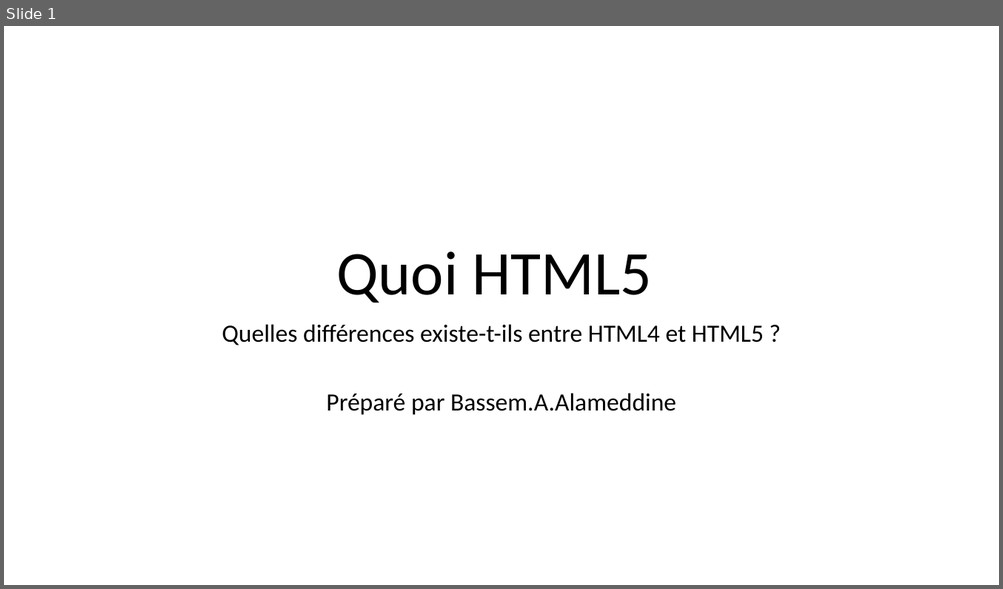
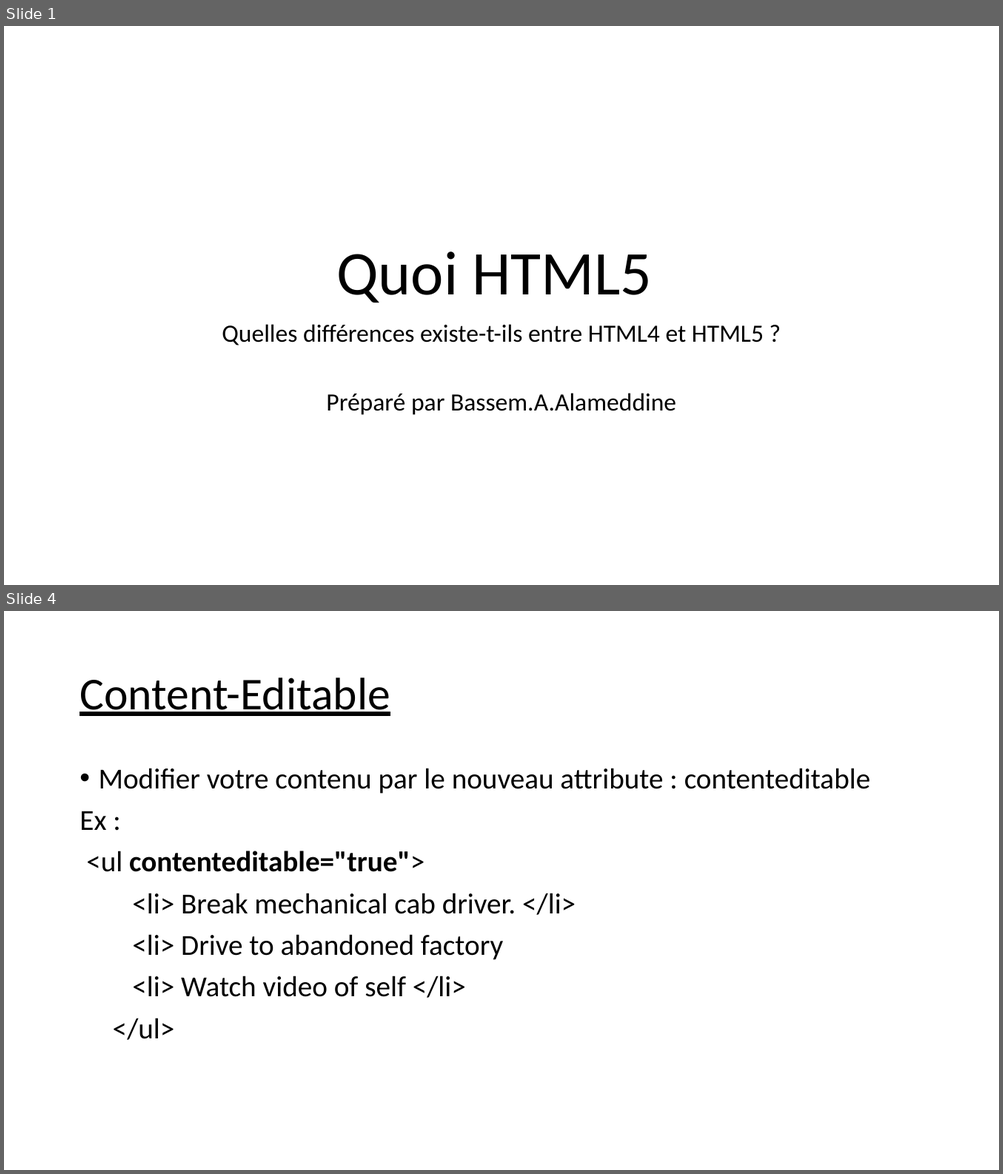
Before and after one commit to balamddine/NewHtml5, a slide deck: Presentation Du HTML5 .pptx. Shown one above the other, each under a label of ours: slide 1 before the commit, slides 1 and 4 after it; the slides between them are not shown. The pictures are 1003x589 and 1003x1174 pixels, drawn with LibreOffice and Linux fonts; fonts in the diff are those of the drawing. Boxes give left, top, right and bottom in pixels: in the first picture for what was removed or moved away, otherwise in the second. Text is boxed around its words. In the diff, an @@ line names an element or a change of style, - is before the commit and + after.

```diff
--- a/Presentation Du HTML5 .pptx
+++ b/Presentation Du HTML5 .pptx
@@ slide 4 added at [4,611,999,1170], background #FFFFFF @@
@@ title added at [79,678,390,716], 44 pt, text #000000, underline @@
+Content-Editable
@@ text added at [79,768,871,1040], 28 pt, text #000000 @@
+• Modifier votre contenu par le nouveau attribute : contenteditable
+Ex :
+<ul contenteditable="true">
+<li> Break mechanical cab driver. </li>
+<li> Drive to abandoned factory
+<li> Watch video of self </li>
+</ul>
```
Also in this commit, not shown: 1 slide changed, 1 other slide added, 1 slide removed, 1 other file.
